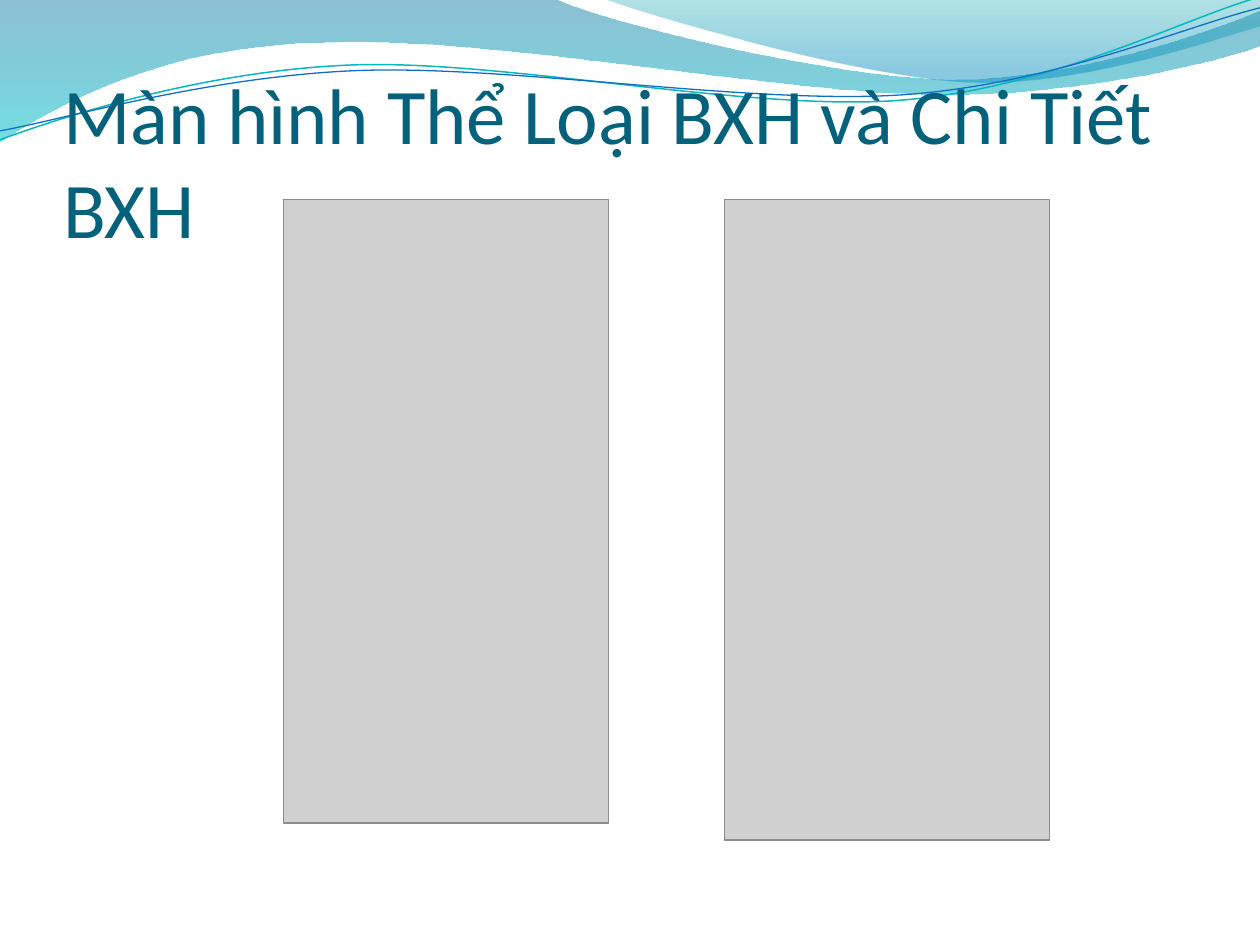
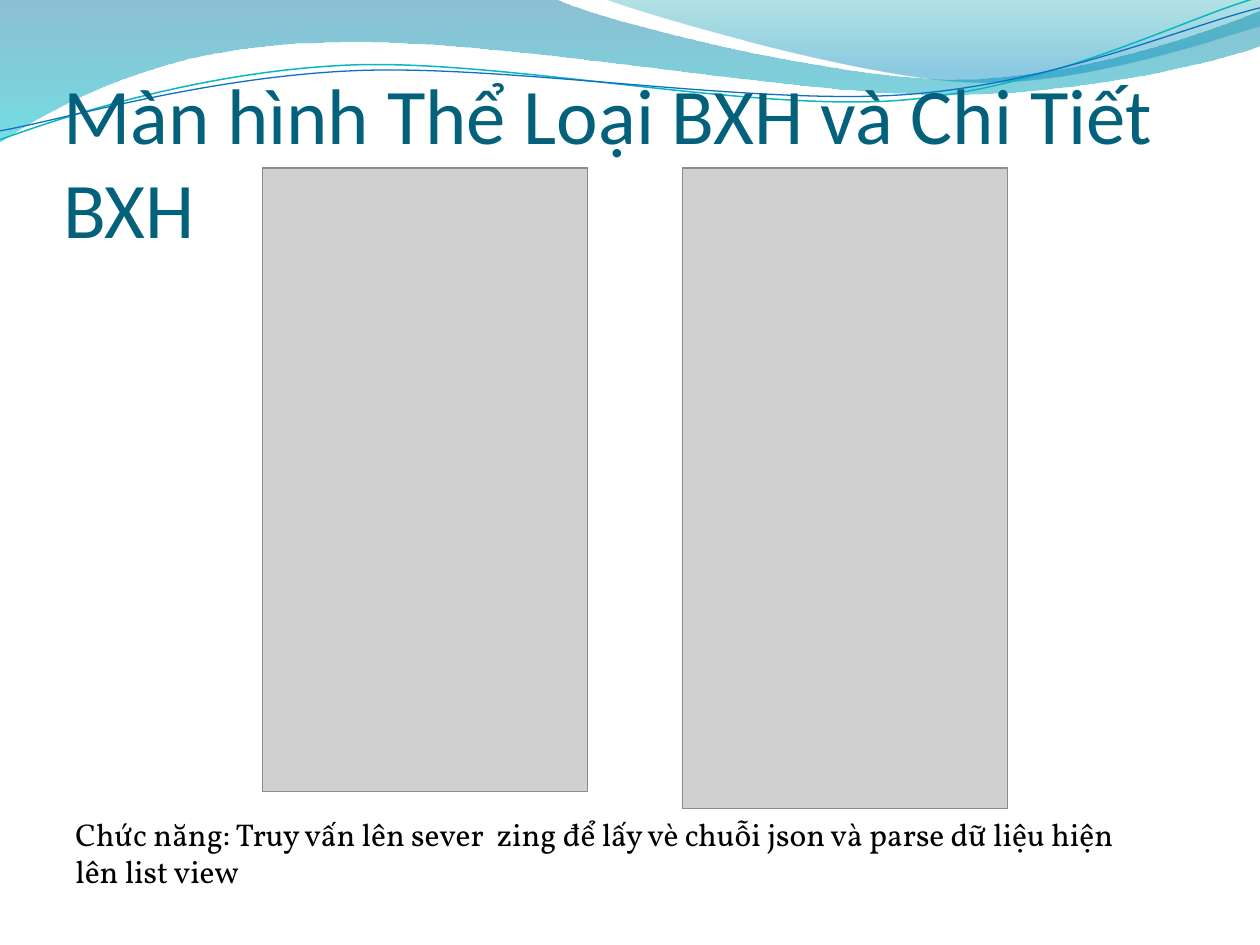
Before and after one commit to TVO-Batch8/ZingMP3-Android, a slide deck: slide 3 of Document/NguyenThaiSon.pptx. Drawn at 1260x945 pixels with LibreOffice and Linux fonts; fonts in the diff are those of the drawing; grey boxes stand for pictures; background and template pictures are left out. Boxes give left, top, right and bottom in pixels: in the first picture for what was removed or moved away, otherwise in the second. Text is boxed around its words. In the diff, an @@ line names an element or a change of style, - is before the commit and + after.

```diff
--- a/Document/NguyenThaiSon.pptx
+++ b/Document/NguyenThaiSon.pptx
@@ picture moved from (x1=284, y1=199, x2=609, y2=823) to (x1=262, y1=168, x2=587, y2=791) @@
@@ picture moved from (x1=724, y1=199, x2=1050, y2=839) to (x1=683, y1=168, x2=1008, y2=808) @@
@@ text added at (x1=75, y1=820, x2=1113, y2=884), 18 pt, text #000000 @@
+Chức năng: Truy vấn lên sever zing để lấy vè chuỗi json và parse dữ liệu hiện lên list view
```
Also in this commit, not shown: 2 slides added.
